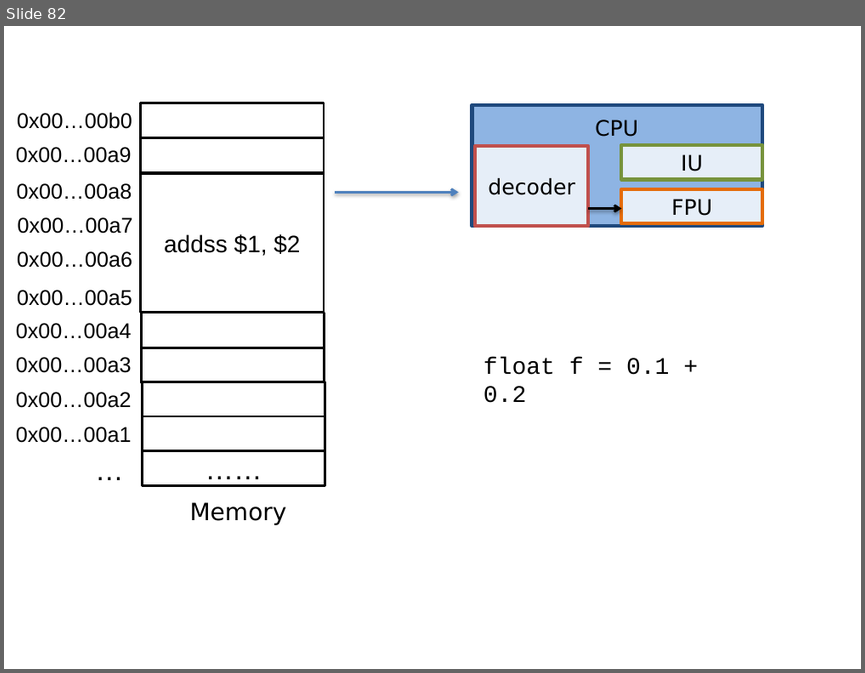
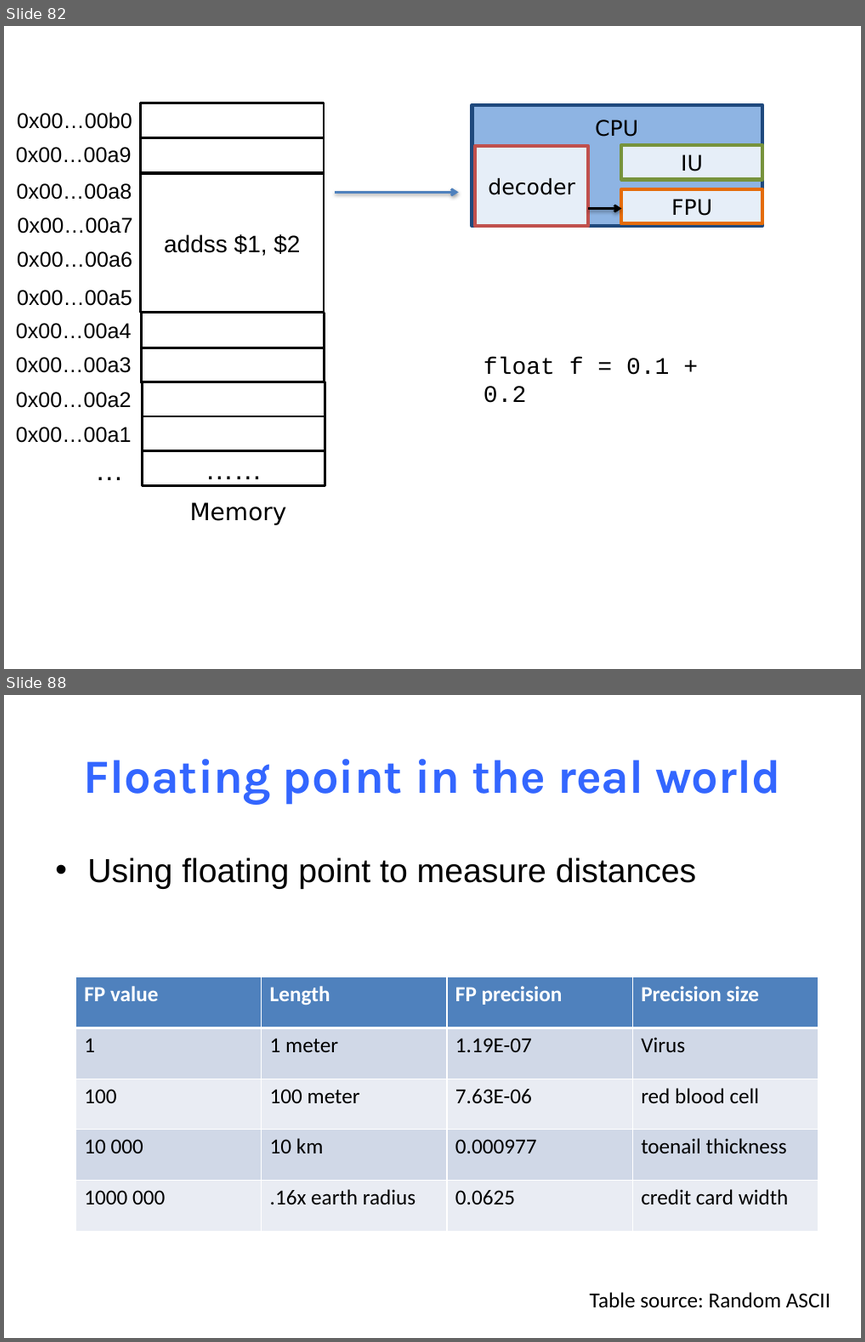
Before and after one commit to NYU-CSO/nyu-cso.github.io, a slide deck: notes/03-floats.pptx. Shown one above the other, each under a label of ours: slide 82 before the commit, slides 82 and 88 after it; the slides between them are not shown. The pictures are 865x673 and 865x1342 pixels, drawn with LibreOffice and Linux fonts; fonts in the diff are those of the drawing. Boxes give left, top, right and bottom in pixels: in the first picture for what was removed or moved away, otherwise in the second. Text is boxed around its words. In the diff, an @@ line names an element or a change of style, - is before the commit and + after.

```diff
--- a/notes/03-floats.pptx
+++ b/notes/03-floats.pptx
@@ slide 88 added at (4, 695, 861, 1338), background #FFFFFF @@
@@ title added at (84, 759, 781, 805), 40 pt, text #3366FF, bold @@
+Floating point in the real world
@@ text added at (87, 857, 696, 889), 28 pt, text #000000 @@
+• Using floating point to measure distances
@@ table added at (76, 977, 820, 1231), 5 rows, 4 columns @@
+FP value | Length | FP precision | Precision size
+1 | 1 meter | 1.19E-07 | Virus
+100 | 100 meter | 7.63E-06 | red blood cell
+10 000 | 10 km | 0.000977 | toenail thickness
+1000 000 | .16x earth radius | 0.0625 | credit card width
@@ text added at (590, 1292, 830, 1308), 18 pt, text #000000 @@
+Table source: Random ASCII
```
Also in this commit, not shown: 8 other slides added, 1 other file.
